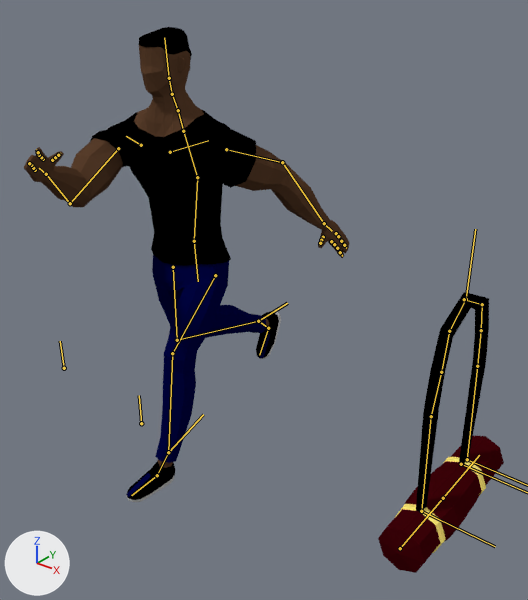
A saved change to the Blender file Documentacao/Personagens/Pedro Cardoso/marombado.blend.
One viewpoint serves both versions: a camera (50 mm lens) standing at (1.817, -1.763, 1.886) and looking at (0.42, -0.017, 0.803). Lighting does not change. The marker at lower left points along +X, +Y and +Z. Both versions are drawn at frame 17 of the action 'Run Cycle'; the numbers are the values there. The bones that bend it are drawn over the model as lines.

The first picture shows 'Bolsa', 'Corpo'.
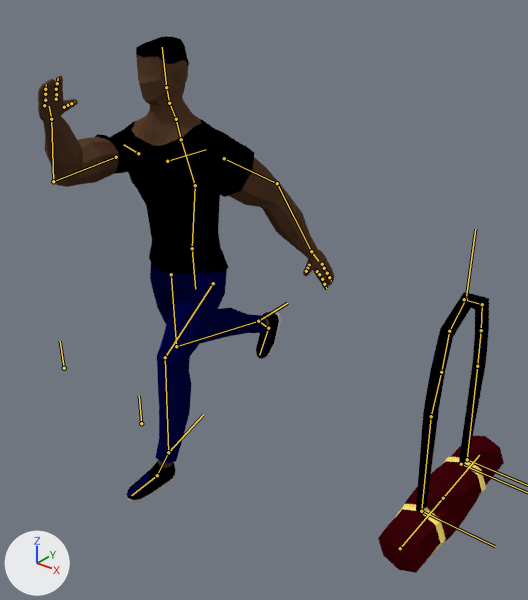
The change in detail:
Bone 'MASTER' (bone_master) moves from (-0.002, 0.093, -0.095) to (-0.002, 0.08, -0.123).
Bone 'Arm.001.L' (bone_arm_001_l) turns from (32, 13, 42) to (22, 14, 37) degrees about its own x, y and z.
Bone 'Arm.001.R' (bone_arm_001_r) turns from (-49, 39, 30) to (-44, 56, 53) degrees about its own x, y and z.

Where the change shows, as pixel boxes (x1, y1, x2, y2) in the pictures (528 x 600 px):
'Corpo', posed (9% narrower): before (24, 27, 350, 502); after (38, 36, 334, 502)
bone 'Arm.001.L', root to tip: before (226, 149) to (282, 162); after (224, 158) to (277, 183)
bone 'Arm.001.R', root to tip: before (118, 148) to (70, 203); after (116, 157) to (53, 181)
